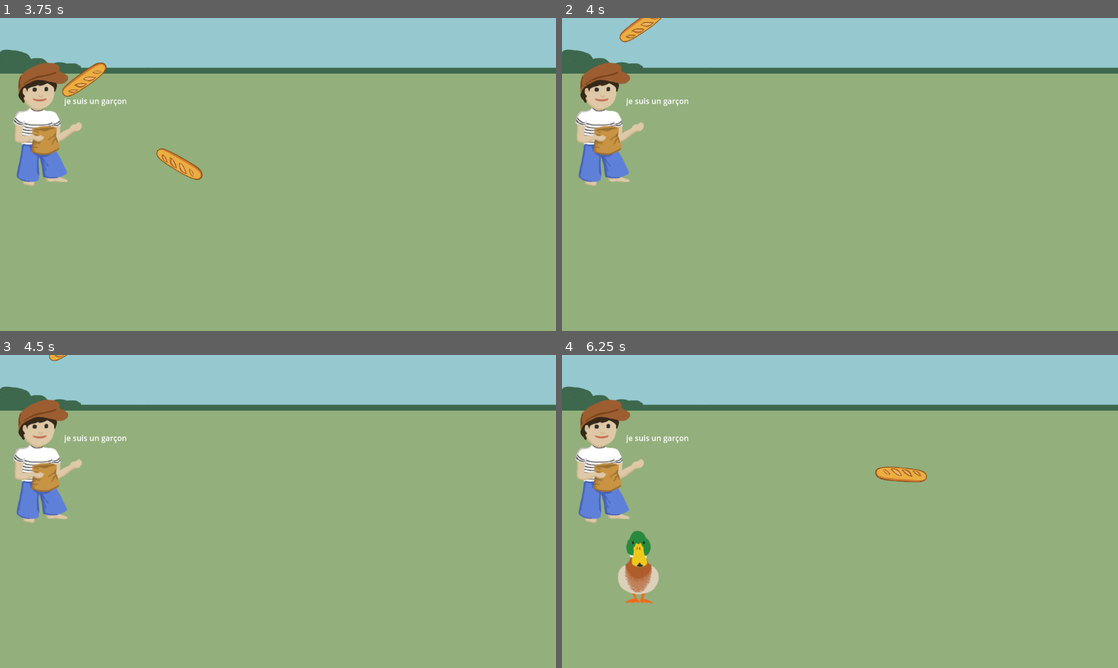
Above: before the commit, frames 1-4 (two rows, left to right).
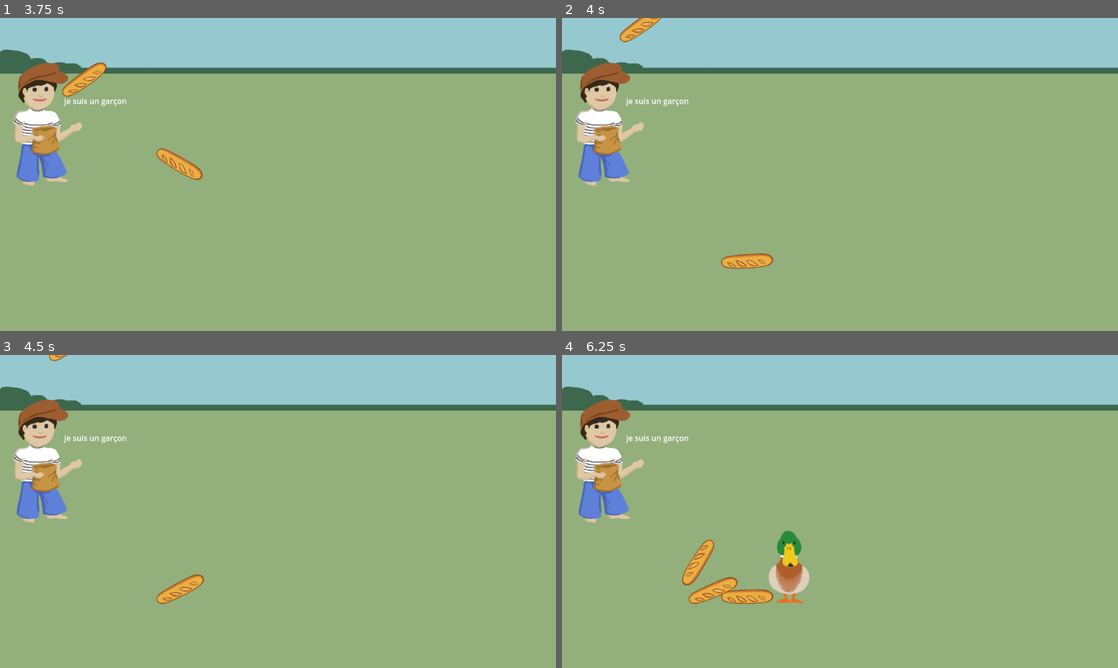
Above: after the commit, the same moments.

Repository: baguette-ballett/baguette-ballett
Game: Godot game, scene res://scenes/intro/intro.tscn
Same seed, same stepped clock (60 frames per second), same inputs: the game is played once before the commit and once after it.
Inputs:
- Up to frame 1 (3.75 s): click "Start" at 0.5 s; tap Enter at 1.25 s; hold Right (right) 1.28-2.03 s; hold Left (left) 2.03-2.78 s; hold Right (right) from 2.78 s (still down)
- Up to frame 2 (4 s): keep holding Right (right)
- Up to frame 3 (4.5 s): release Right (right) at 4.28 s; hold Left (left) from 4.28 s (still down)
- Up to frame 4 (6.25 s): keep holding Left (left)

Frame 1 is identical in both runs. In frame 2, 0.4% of the frame differs, in the area x 28-38%, y 75-81%; in frame 3, 0.4%; in frame 4, 3.6%, in the area x 10-66%, y 35-80%.

Commit message:
baguette join only once and collide with each other

Diff:
--- a/scenes/baguette/baguette.gd
+++ b/scenes/baguette/baguette.gd
@@ -1,23 +1,24 @@
+
 extends RigidBody2D
 
+var area_collison = false
+var has_collide = false
+
 func _ready():
-	self.rotation_degrees = randf_range(-180.0, 180.0)
+		self.rotation_degrees = randf_range(-180.0, 180.0)
 
 func _on_baguette_area_entered(body):
-	if body.name == "ground body":
-		get_parent().remove_child(self)
-		self.queue_free()
+		if has_collide or body.name == "ground body" or body.name == self.name:
+				return
 
-		return
-
-	if body.name != "player" and body.name != 'baguette':
-		return
-
-	var other = body
-	var baguette = self
-
-	var joint1 = PinJoint2D.new()
-	joint1.node_a = other.get_path()
-	joint1.node_b = baguette.get_path()
-	joint1.position = baguette.global_position
-	get_tree().current_scene.add_child(joint1)
+		#has_collide = true
+		var other = body
+		var baguette = self
+		print(body.name)
+		print(self.name)
+		var joint1 = PinJoint2D.new()
+		joint1.node_a = other.get_path()
+		joint1.node_b = baguette.get_path()
+		joint1.position = baguette.global_position
+		get_tree().current_scene.add_child(joint1)
+		has_collide = true
--- a/scenes/baguette/baguette.tscn
+++ b/scenes/baguette/baguette.tscn
@@ -4,8 +4,8 @@
 [ext_resource type="Texture2D" uid="uid://douvhh1rirfyx" path="res://assets/sprites/baguette.png" id="2_fxtg6"]
 
 [node name="baguette" type="RigidBody2D"]
-collision_layer = 2
-collision_mask = 2
+collision_layer = 3
+collision_mask = 3
 script = ExtResource("1_gruu6")
 
 [node name="baguette sprite" type="Sprite2D" parent="."]
